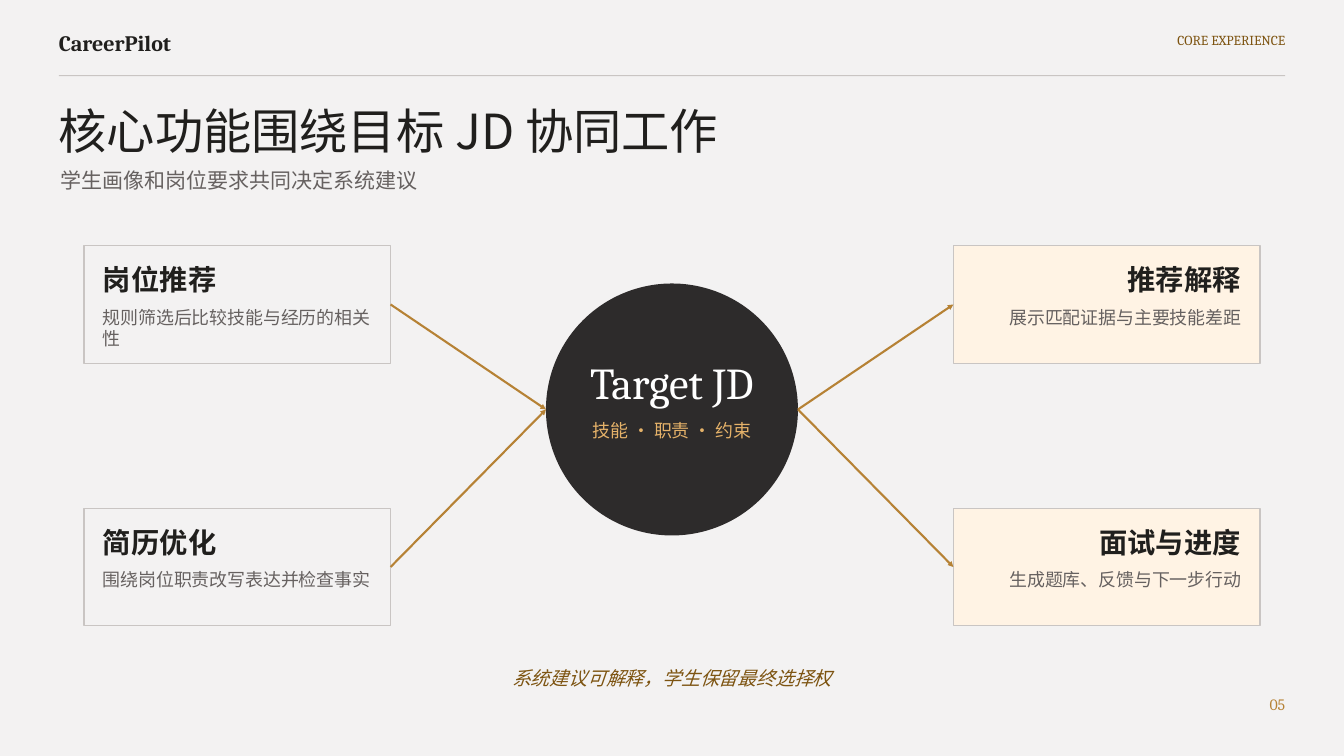
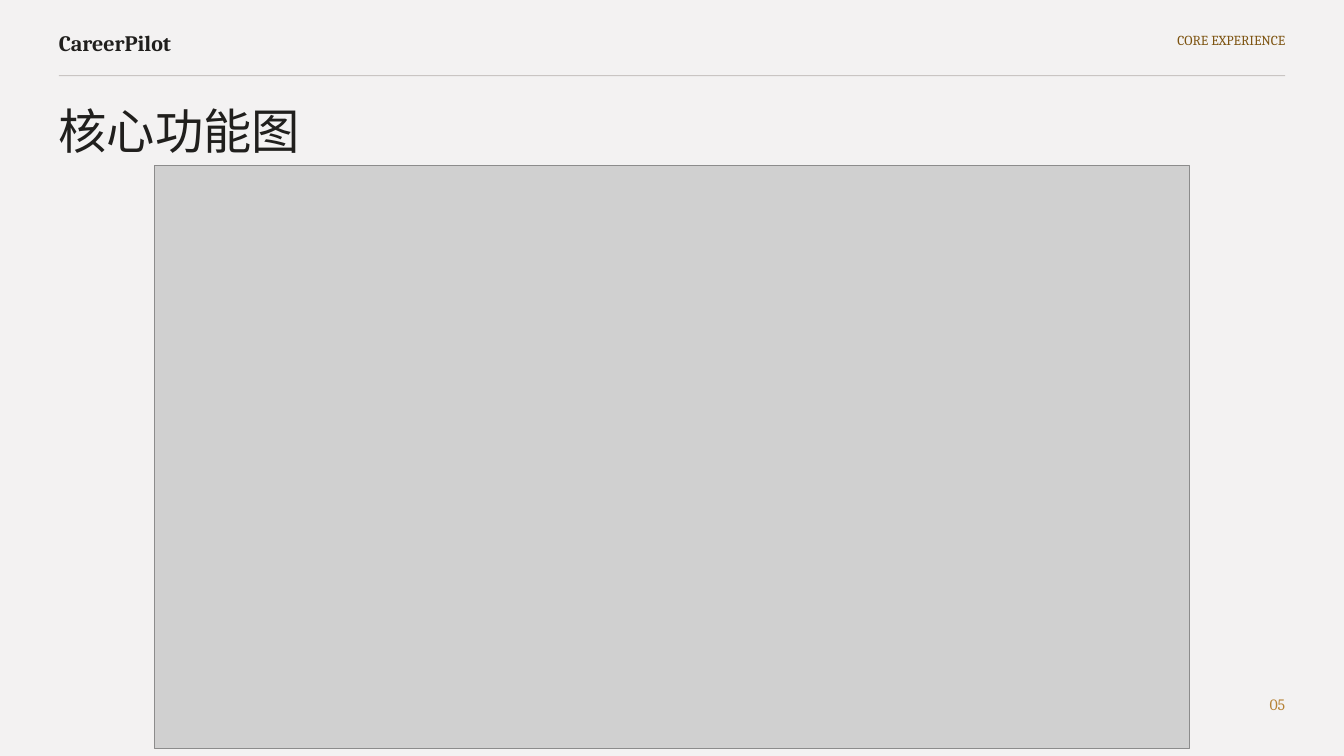
Before and after one commit to Melody5Sun/IRS-v1, a slide deck: slide 6 of IT-CareerPilot-Project-Proposal-Final.pptx (slide 5 before the commit). Drawn at 1344x756 pixels with LibreOffice and Linux fonts; fonts in the diff are those of the drawing; grey boxes stand for pictures. Boxes give left, top, right and bottom in pixels: in the first picture for what was removed or moved away, otherwise in the second. Text is boxed around its words. In the diff, an @@ line names an element or a change of style, - is before the commit and + after.

```diff
--- a/IT-CareerPilot-Project-Proposal-Final.pptx
+++ b/IT-CareerPilot-Project-Proposal-Final.pptx
@@ text at bbox=[59, 108, 300, 153]: text changed @@
-核心功能围绕目标 JD 协同工作
+核心功能图
@@ text removed at bbox=[61, 170, 418, 190] @@
-学生画像和岗位要求共同决定系统建议
@@ picture added at bbox=[154, 165, 1191, 748] @@
@@ rectangle removed at bbox=[84, 246, 390, 364] @@
@@ text removed at bbox=[103, 265, 216, 293] @@
-岗位推荐
@@ rectangle removed at bbox=[954, 246, 1260, 364] @@
@@ text removed at bbox=[1127, 266, 1240, 293] @@
-推荐解释
@@ ellipse removed at bbox=[546, 283, 799, 535] @@
@@ text removed at bbox=[103, 309, 370, 347] @@
-规则筛选后比较技能与经历的相关性
@@ arrow removed from (391, 304) to (546, 409) @@
@@ arrow removed from (799, 409) to (954, 304) @@
@@ text removed at bbox=[1010, 309, 1242, 326] @@
-展示匹配证据与主要技能差距
@@ text removed at bbox=[590, 369, 754, 409] @@
-Target JD
@@ arrow removed from (391, 567) to (546, 409) @@
@@ arrow removed from (799, 409) to (954, 567) @@
@@ text removed at bbox=[593, 422, 752, 439] @@
-技能 · 职责 · 约束
@@ rectangle removed at bbox=[84, 508, 390, 626] @@
@@ rectangle removed at bbox=[954, 508, 1260, 626] @@
@@ text removed at bbox=[103, 529, 216, 556] @@
-简历优化
@@ text removed at bbox=[1099, 529, 1241, 556] @@
-面试与进度
@@ text removed at bbox=[103, 571, 370, 588] @@
-围绕岗位职责改写表达并检查事实
@@ text removed at bbox=[1010, 571, 1242, 588] @@
-生成题库、反馈与下一步行动
@@ text removed at bbox=[512, 669, 832, 687] @@
-系统建议可解释，学生保留最终选择权
```
Also in this commit, not shown: 4 other slides changed, 1 slide added, 1 slide removed, 2 other files.
